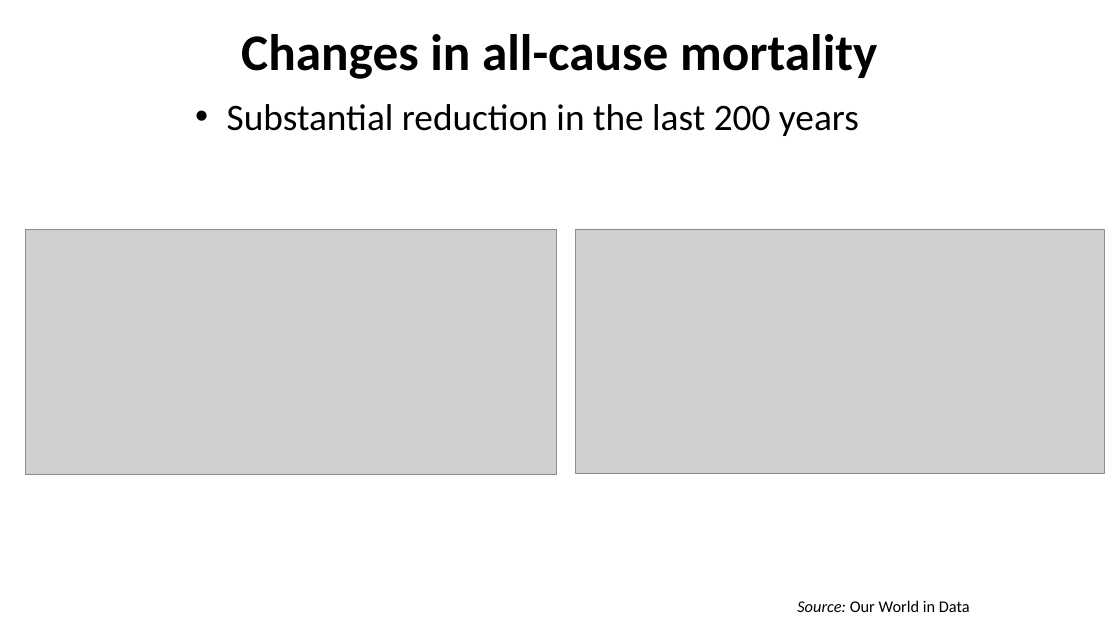
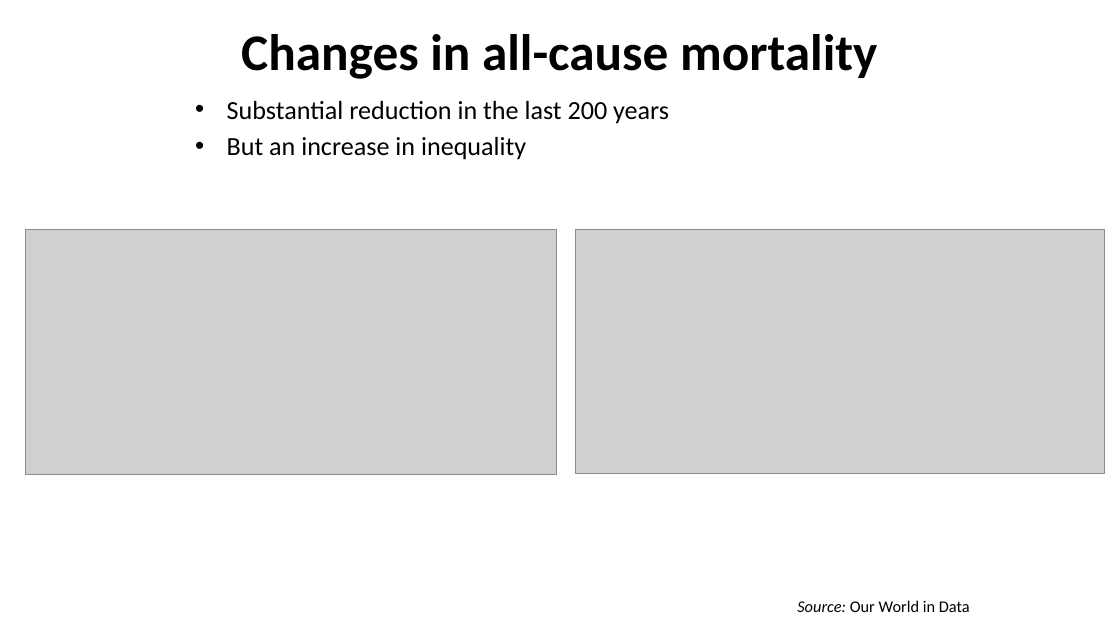
Before and after one commit to kikeacosta/edsd26_apc, a slide deck: slide 14 of slides/01_mortality_trends.pptx (slide 15 before the commit). Drawn at 1120x630 pixels with LibreOffice and Linux fonts; fonts in the diff are those of the drawing; grey boxes stand for pictures. Boxes give left, top, right and bottom in pixels: in the first picture for what was removed or moved away, otherwise in the second. Text is boxed around its words. In the diff, an @@ line names an element or a change of style, - is before the commit and + after.

```diff
--- a/slides/01_mortality_trends.pptx
+++ b/slides/01_mortality_trends.pptx
@@ text at (227,101,669,124): size 32 to 22.4 pt in "Substantial reduction in the last 200 years"; less space between paragraphs @@
@@ text at (227,137,526,160): paragraph added @@
+• But an increase in inequality
```
Also in this commit, not shown: 12 other slides changed, 1 slide added, 1 slide removed, 2 other files.
